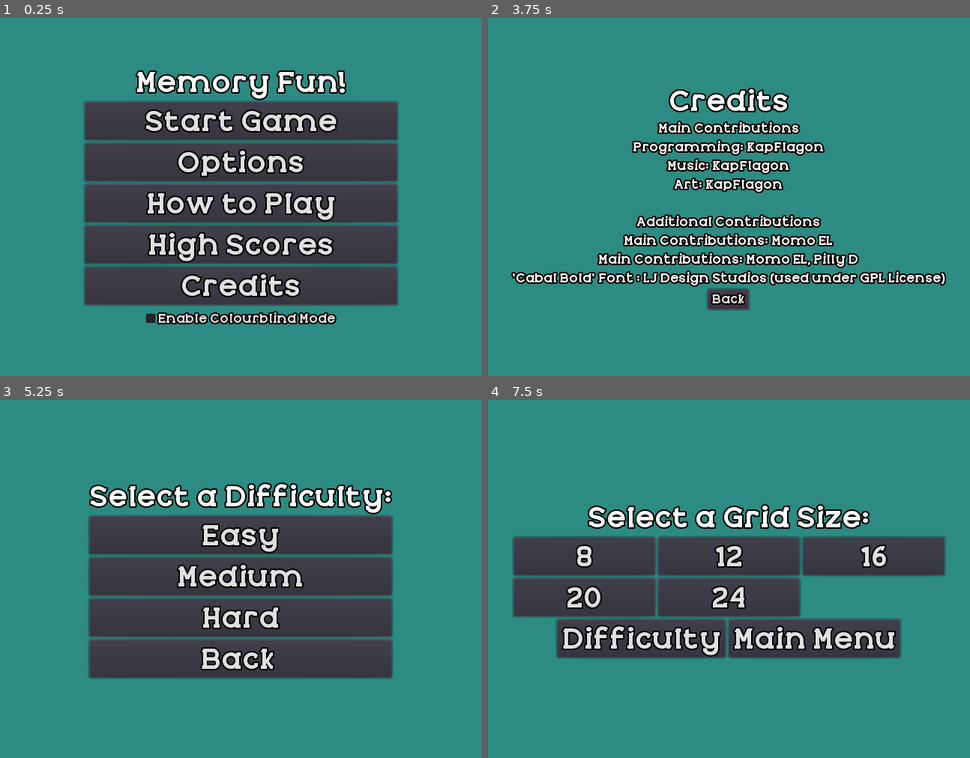
Above: before the commit, frames 1-4 (two rows, left to right).
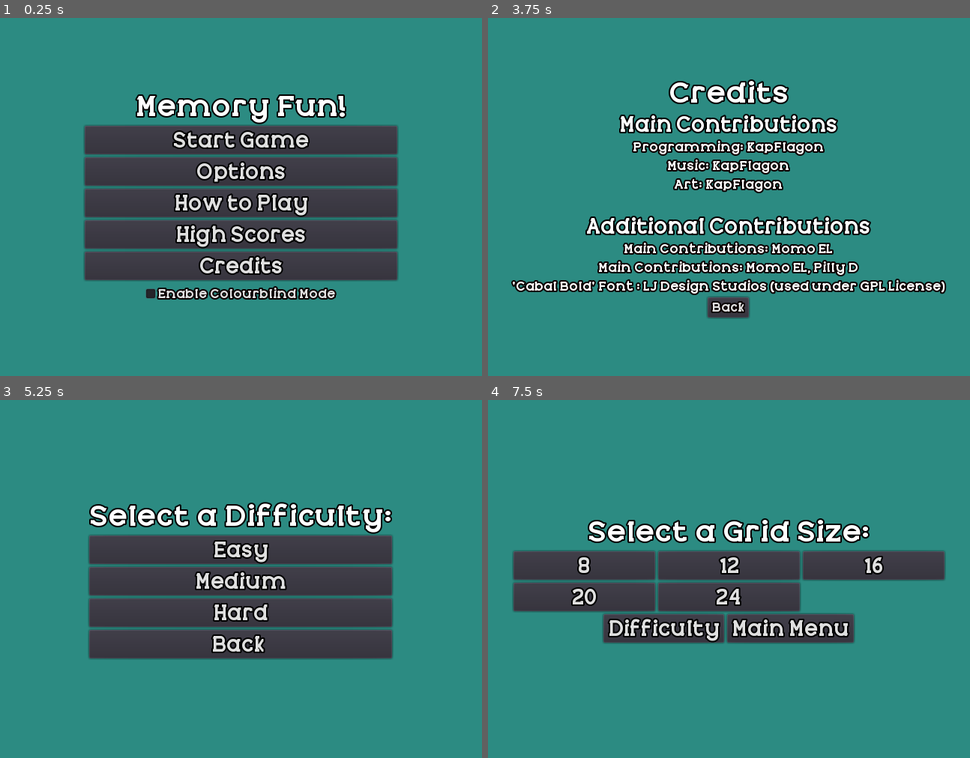
Above: after the commit, the same moments.

Repository: KapFlagon/Memory-Fun
Game: Godot game, scene res://src/screens/StartScreen.tscn
Same seed, same stepped clock (60 frames per second), same inputs: the game is played once before the commit and once after it.
Inputs:
- Up to frame 1 (0.25 s): no input
- Up to frame 2 (3.75 s): click "How to Play" at 0.5 s; click "Main Menu" at 1.25 s; click "High Scores" at 2 s; click "Main Menu" at 2.75 s; click "Credits" at 3.5 s
- Up to frame 3 (5.25 s): click "Back" at 4.25 s; click "Start Game" at 5 s
- Up to frame 4 (7.5 s): click "Back" at 5.75 s; click "Start Game" at 6.5 s; click "Easy" at 7.25 s

The runs differ from the first frame. In frame 1, 24% of the frame differs, in the area x 17-83%, y 14-86%; in frame 2, 15%; in frame 3, 17%; in frame 4, 18%.

Commit message:
Added a new theme and reformatted the display.

Diff:
--- a/src/screens/CreditsScreen.tscn
+++ b/src/screens/CreditsScreen.tscn
@@ -1,8 +1,10 @@
-[gd_scene load_steps=4 format=2]
+[gd_scene load_steps=5 format=2]
 
 [ext_resource path="res://src/screens/CreditsScreen.gd" type="Script" id=1]
 [ext_resource path="res://src/themes/Theme_01_small.tres" type="Theme" id=2]
-[ext_resource path="res://src/themes/Theme_01.tres" type="Theme" id=3]
+[ext_resource path="res://src/themes/Theme_01_large.tres" type="Theme" id=3]
+[ext_resource path="res://src/themes/Theme_01_med.tres" type="Theme" id=4]
+
 
 [node name="CreditsScreen" type="Control"]
 anchor_right = 1.0
@@ -31,9 +33,9 @@
 }
 
 [node name="ScreenTitle" type="Label" parent="VBox_Credits"]
-margin_top = 89.0
+margin_top = 78.0
 margin_right = 800.0
-margin_bottom = 134.0
+margin_bottom = 123.0
 theme = ExtResource( 3 )
 text = "Credits"
 align = 1
@@ -42,9 +44,10 @@
 }
 
 [node name="OwnCon" type="Label" parent="VBox_Credits"]
-margin_top = 138.0
+margin_top = 127.0
 margin_right = 800.0
 margin_bottom = 159.0
+theme = ExtResource( 4 )
 text = "Main Contributions"
 align = 1
 
@@ -120,14 +123,15 @@
 [node name="OtherCon" type="Label" parent="VBox_Credits"]
 margin_top = 263.0
 margin_right = 800.0
-margin_bottom = 284.0
+margin_bottom = 295.0
+theme = ExtResource( 4 )
 text = "Additional Contributions"
 align = 1
 
 [node name="HBox_trans" type="HBoxContainer" parent="VBox_Credits"]
-margin_top = 288.0
+margin_top = 299.0
 margin_right = 800.0
-margin_bottom = 309.0
+margin_bottom = 320.0
 alignment = 1
 
 [node name="Title" type="Label" parent="VBox_Credits/HBox_trans"]
@@ -143,9 +147,9 @@
 text = "Momo EL"
 
 [node name="HBox_testing" type="HBoxContainer" parent="VBox_Credits"]
-margin_top = 313.0
+margin_top = 324.0
 margin_right = 800.0
-margin_bottom = 334.0
+margin_bottom = 345.0
 alignment = 1
 
 [node name="Title" type="Label" parent="VBox_Credits/HBox_testing"]
@@ -161,9 +165,9 @@
 text = "Momo EL, Pilly D"
 
 [node name="HBox_Fonts" type="HBoxContainer" parent="VBox_Credits"]
-margin_top = 338.0
+margin_top = 349.0
 margin_right = 800.0
-margin_bottom = 359.0
+margin_bottom = 370.0
 alignment = 1
 
 [node name="Title" type="Label" parent="VBox_Credits/HBox_Fonts"]
@@ -180,9 +184,9 @@
 
 [node name="Back" type="Button" parent="VBox_Credits"]
 margin_left = 372.0
-margin_top = 363.0
+margin_top = 374.0
 margin_right = 427.0
-margin_bottom = 390.0
+margin_bottom = 401.0
 grow_horizontal = 0
 grow_vertical = 0
 size_flags_horizontal = 4
--- a/src/screens/DifficultySelectionScreen.tscn
+++ b/src/screens/DifficultySelectionScreen.tscn
@@ -1,7 +1,8 @@
-[gd_scene load_steps=3 format=2]
+[gd_scene load_steps=4 format=2]
 
-[ext_resource path="res://src/themes/Theme_01.tres" type="Theme" id=1]
+[ext_resource path="res://src/themes/Theme_01_large.tres" type="Theme" id=1]
 [ext_resource path="res://src/screens/DifficultySelectionScreen.gd" type="Script" id=2]
+[ext_resource path="res://src/themes/Theme_01_med.tres" type="Theme" id=3]
 
 [node name="DifficultySelectionScreen" type="Control"]
 anchor_right = 1.0
@@ -30,32 +31,33 @@
 margin_right = 202.0
 margin_bottom = 176.0
 size_flags_stretch_ratio = 0.0
-theme = ExtResource( 1 )
+theme = ExtResource( 3 )
 alignment = 1
 __meta__ = {
 "_edit_use_anchors_": false
 }
 
 [node name="DifficultyPrompt" type="Label" parent="VBox_DifficultySelection"]
-margin_top = 43.0
+margin_top = 69.0
 margin_right = 404.0
-margin_bottom = 88.0
+margin_bottom = 114.0
+theme = ExtResource( 1 )
 text = "Select a Difficulty:"
 align = 1
 
 [node name="EasyDifButton" type="Button" parent="VBox_DifficultySelection" groups=[
 "DifficultyGroup",
 ]]
-margin_top = 92.0
+margin_top = 118.0
 margin_right = 404.0
-margin_bottom = 143.0
+margin_bottom = 156.0
 hint_tooltip = "3 Shapes, 1 Colour"
 text = "Easy"
 
 [node name="MedDifButton" type="Button" parent="VBox_DifficultySelection" groups=[
 "DifficultyGroup",
 ]]
-margin_top = 147.0
+margin_top = 160.0
 margin_right = 404.0
 margin_bottom = 198.0
 hint_tooltip = "5 Shapes, 3 Colours"
@@ -66,13 +68,13 @@
 ]]
 margin_top = 202.0
 margin_right = 404.0
-margin_bottom = 253.0
+margin_bottom = 240.0
 hint_tooltip = "5 Shapes, 7 Colours"
 text = "Hard"
 
 [node name="BackButton" type="Button" parent="VBox_DifficultySelection"]
-margin_top = 257.0
+margin_top = 244.0
 margin_right = 404.0
-margin_bottom = 308.0
+margin_bottom = 282.0
 text = "Main Menu"
 [connection signal="button_up" from="VBox_DifficultySelection/BackButton" to="." method="_on_BackButton_button_up"]
--- a/src/screens/GameOverScreen.tscn
+++ b/src/screens/GameOverScreen.tscn
@@ -1,10 +1,11 @@
-[gd_scene load_steps=6 format=2]
+[gd_scene load_steps=7 format=2]
 
-[ext_resource path="res://src/themes/Theme_01.tres" type="Theme" id=1]
+[ext_resource path="res://src/themes/Theme_01_large.tres" type="Theme" id=1]
 [ext_resource path="res://src/screens/GameOverScreen.gd" type="Script" id=2]
 [ext_resource path="res://assets/audio/sfx/Victory.ogg" type="AudioStream" id=3]
 [ext_resource path="res://src/entities/ui/ExitButton.tscn" type="PackedScene" id=4]
 [ext_resource path="res://src/entities/ui/OptionsButton.tscn" type="PackedScene" id=5]
+[ext_resource path="res://src/themes/Theme_01_med.tres" type="Theme" id=6]
 
 [node name="GameOverScreen" type="Control"]
 anchor_right = 1.0
@@ -33,16 +34,17 @@
 margin_right = 279.0
 margin_bottom = 176.0
 size_flags_stretch_ratio = 0.0
-theme = ExtResource( 1 )
+theme = ExtResource( 6 )
 alignment = 1
 __meta__ = {
 "_edit_use_anchors_": false
 }
 
 [node name="GameOverText" type="Label" parent="VBox"]
-margin_top = 19.0
+margin_top = 51.0
 margin_right = 558.0
-margin_bottom = 64.0
+margin_bottom = 96.0
+theme = ExtResource( 1 )
 text = "You Win! Good Job!"
 align = 1
 __meta__ = {
@@ -50,33 +52,34 @@
 }
 
 [node name="HBoxContainer" type="HBoxContainer" parent="VBox"]
-margin_top = 68.0
+margin_top = 100.0
 margin_right = 558.0
-margin_bottom = 113.0
+margin_bottom = 132.0
+theme = ExtResource( 6 )
 alignment = 1
 
 [node name="StatPrompt" type="Label" parent="VBox/HBoxContainer"]
-margin_left = 128.0
-margin_right = 426.0
-margin_bottom = 45.0
+margin_left = 172.0
+margin_right = 381.0
+margin_bottom = 32.0
 text = "Time elapsed "
 align = 2
 
 [node name="StatText" type="Label" parent="VBox/HBoxContainer"]
-margin_left = 430.0
-margin_right = 430.0
-margin_bottom = 45.0
+margin_left = 385.0
+margin_right = 385.0
+margin_bottom = 32.0
 
 [node name="PlayAgainButton" type="Button" parent="VBox"]
-margin_top = 117.0
+margin_top = 136.0
 margin_right = 558.0
-margin_bottom = 168.0
+margin_bottom = 174.0
 text = "Play again"
 
 [node name="NewVariants" type="Button" parent="VBox"]
-margin_top = 172.0
+margin_top = 178.0
 margin_right = 558.0
-margin_bottom = 223.0
+margin_bottom = 216.0
 text = "Change Grid or Difficulty"
 
 [node name="ExitButton" parent="VBox" instance=ExtResource( 4 )]
@@ -86,14 +89,14 @@
 margin_bottom = 305.0
 
 [node name="OptionsButton" parent="VBox" instance=ExtResource( 5 )]
-margin_top = 227.0
+margin_top = 220.0
 margin_right = 558.0
-margin_bottom = 278.0
+margin_bottom = 258.0
 
 [node name="MainMenuButton" type="Button" parent="VBox"]
-margin_top = 282.0
+margin_top = 262.0
 margin_right = 558.0
-margin_bottom = 333.0
+margin_bottom = 300.0
 text = "Main Menu"
 
 [node name="VictorySound" type="AudioStreamPlayer" parent="."]
--- a/src/screens/GridSelectionScreen.tscn
+++ b/src/screens/GridSelectionScreen.tscn
@@ -1,7 +1,9 @@
-[gd_scene load_steps=3 format=2]
+[gd_scene load_steps=4 format=2]
 
-[ext_resource path="res://src/themes/Theme_01.tres" type="Theme" id=1]
+[ext_resource path="res://src/themes/Theme_01_large.tres" type="Theme" id=1]
 [ext_resource path="res://src/screens/GridSelectionScreen.gd" type="Script" id=2]
+[ext_resource path="res://src/themes/Theme_01_med.tres" type="Theme" id=3]
+
 
 [node name="GridSelectionScreen" type="Control"]
 anchor_right = 1.0
@@ -37,9 +39,9 @@
 }
 
 [node name="GridPrompt" type="Label" parent="VBox_GridSelection"]
-margin_top = 78.0
+margin_top = 97.0
 margin_right = 575.0
-margin_bottom = 123.0
+margin_bottom = 142.0
 text = "Select a Grid Size:"
 align = 1
 __meta__ = {
@@ -47,9 +49,10 @@
 }
 
 [node name="GridContainer" type="GridContainer" parent="VBox_GridSelection"]
-margin_top = 127.0
+margin_top = 146.0
 margin_right = 575.0
-margin_bottom = 233.0
+margin_bottom = 226.0
+theme = ExtResource( 3 )
 columns = 3
 __meta__ = {
 "_edit_use_anchors_": false
@@ -59,7 +62,7 @@
 "GridSelectGroup",
 ]]
 margin_right = 189.0
-margin_bottom = 51.0
+margin_bottom = 38.0
 size_flags_horizontal = 3
 text = "8"
 
@@ -68,7 +71,7 @@
 ]]
 margin_left = 193.0
 margin_right = 382.0
-margin_bottom = 51.0
+margin_bottom = 38.0
 size_flags_horizontal = 3
 text = "12"
 
@@ -77,16 +80,16 @@
 ]]
 margin_left = 386.0
 margin_right = 575.0
-margin_bottom = 51.0
+margin_bottom = 38.0
 size_flags_horizontal = 3
 text = "16"
 
 [node name="20TileGridButton" type="Button" parent="VBox_GridSelection/GridContainer" groups=[
 "GridSelectGroup",
 ]]
-margin_top = 55.0
+margin_top = 42.0
 margin_right = 189.0
-margin_bottom = 106.0
+margin_bottom = 80.0
 size_flags_horizontal = 3
 text = "20"
 
@@ -94,9 +97,9 @@
 "GridSelectGroup",
 ]]
 margin_left = 193.0
-margin_top = 55.0
+margin_top = 42.0
 margin_right = 382.0
-margin_bottom = 106.0
+margin_bottom = 80.0
 size_flags_horizontal = 3
 text = "24"
 
@@ -112,23 +115,24 @@
 text = "Custom"
 
 [node name="HBoxContainer" type="HBoxContainer" parent="VBox_GridSelection"]
-margin_left = 58.0
-margin_top = 237.0
-margin_right = 516.0
-margin_bottom = 288.0
+margin_left = 120.0
+margin_top = 230.0
+margin_right = 454.0
+margin_bottom = 268.0
 size_flags_horizontal = 4
 size_flags_vertical = 4
+theme = ExtResource( 3 )
 
 [node name="BackButton" type="Button" parent="VBox_GridSelection/HBoxContainer"]
-margin_right = 225.0
-margin_bottom = 51.0
+margin_right = 161.0
+margin_bottom = 38.0
 size_flags_horizontal = 3
 text = "Difficulty"
 
 [node name="MainMenu" type="Button" parent="VBox_GridSelection/HBoxContainer"]
-margin_left = 229.0
-margin_right = 458.0
-margin_bottom = 51.0
+margin_left = 165.0
+margin_right = 334.0
+margin_bottom = 38.0
 text = "Main Menu"
 [connection signal="button_up" from="VBox_GridSelection/HBoxContainer/BackButton" to="." method="_on_BackButton_button_up"]
 [connection signal="button_up" from="VBox_GridSelection/HBoxContainer/MainMenu" to="." method="_on_MainMenu_button_up"]
--- a/src/screens/HighScoreScreen.tscn
+++ b/src/screens/HighScoreScreen.tscn
@@ -2,7 +2,8 @@
 
 [ext_resource path="res://src/screens/HighScoreScreen.gd" type="Script" id=1]
 [ext_resource path="res://src/themes/Theme_01_small.tres" type="Theme" id=2]
-[ext_resource path="res://src/themes/Theme_01.tres" type="Theme" id=3]
+[ext_resource path="res://src/themes/Theme_01_large.tres" type="Theme" id=3]
+
 
 [node name="HighScoreScreen" type="Control"]
 anchor_right = 1.0
--- a/src/screens/HowToPlayScreen.tscn
+++ b/src/screens/HowToPlayScreen.tscn
@@ -1,6 +1,6 @@
 [gd_scene load_steps=9 format=2]
 
-[ext_resource path="res://src/themes/Theme_01.tres" type="Theme" id=1]
+[ext_resource path="res://src/themes/Theme_01_large.tres" type="Theme" id=1]
 [ext_resource path="res://src/themes/Theme_01_small.tres" type="Theme" id=2]
 [ext_resource path="res://src/screens/HowToPlayScreen.gd" type="Script" id=3]
 [ext_resource path="res://assets/images/how_to/HowTo_02.png" type="Texture" id=4]
@@ -8,6 +8,7 @@
 [ext_resource path="res://assets/images/how_to/HowTo_01.png" type="Texture" id=6]
 [ext_resource path="res://assets/images/how_to/HowTo_03.png" type="Texture" id=7]
 [ext_resource path="res://assets/images/how_to/HowTo_05.png" type="Texture" id=8]
+
 
 [node name="HTPScreen_2" type="Control"]
 anchor_right = 1.0
--- a/src/screens/OptionsPopup.tscn
+++ b/src/screens/OptionsPopup.tscn
@@ -1,6 +1,6 @@
 [gd_scene load_steps=6 format=2]
 
-[ext_resource path="res://src/themes/Theme_01.tres" type="Theme" id=1]
+[ext_resource path="res://src/themes/Theme_01_large.tres" type="Theme" id=1]
 [ext_resource path="res://src/themes/Theme_01_small.tres" type="Theme" id=2]
 [ext_resource path="res://src/screens/OptionsPopup.gd" type="Script" id=3]
 [ext_resource path="res://src/entities/ui/CancelButton.tscn" type="PackedScene" id=4]
@@ -19,6 +19,9 @@
 theme = ExtResource( 1 )
 popup_exclusive = true
 script = ExtResource( 3 )
+__meta__ = {
+"_edit_use_anchors_": false
+}
 
 [node name="PopupBackground" type="ColorRect" parent="."]
 anchor_left = 0.5
@@ -53,9 +56,9 @@
 }
 
 [node name="Options" type="Label" parent="VBox_Options"]
-margin_top = 4.0
+margin_top = 15.0
 margin_right = 361.0
-margin_bottom = 49.0
+margin_bottom = 60.0
 text = "Options"
 align = 1
 __meta__ = {
@@ -63,10 +66,10 @@
 }
 
 [node name="GridContainer" type="GridContainer" parent="VBox_Options"]
-margin_left = 26.0
-margin_top = 53.0
-margin_right = 334.0
-margin_bottom = 251.0
+margin_left = 52.0
+margin_top = 64.0
+margin_right = 308.0
+margin_bottom = 240.0
 size_flags_horizontal = 4
 theme = ExtResource( 2 )
 columns = 2
@@ -79,7 +82,7 @@
 
 [node name="ColourBLindChkBx" type="CheckBox" parent="VBox_Options/GridContainer"]
 margin_left = 232.0
-margin_right = 308.0
+margin_right = 256.0
 margin_bottom = 29.0
 theme = ExtResource( 2 )
 align = 1
@@ -94,79 +97,77 @@
 [node name="ColorPickerButton" type="ColorPickerButton" parent="VBox_Options/GridContainer"]
 margin_left = 232.0
 margin_top = 33.0
-margin_right = 308.0
+margin_right = 256.0
 margin_bottom = 60.0
 color = Color( 0.172549, 0.545098, 0.509804, 1 )
 
 [node name="SfxOn_Label" type="Label" parent="VBox_Options/GridContainer"]
-margin_top = 73.0
-margin_right = 228.0
-margin_bottom = 94.0
+margin_top = 68.0
+margin_right = 228.0
+margin_bottom = 89.0
 text = "Sound FX On:"
 align = 1
 
-[node name="SfxOnChckbx" type="CheckButton" parent="VBox_Options/GridContainer"]
+[node name="SfxOnChckbx" type="CheckBox" parent="VBox_Options/GridContainer"]
 margin_left = 232.0
 margin_top = 64.0
-margin_right = 308.0
-margin_bottom = 104.0
+margin_right = 256.0
+margin_bottom = 93.0
 pressed = true
+align = 1
 
 [node name="SfxVol_Label" type="Label" parent="VBox_Options/GridContainer"]
-margin_top = 108.0
-margin_right = 228.0
-margin_bottom = 129.0
+margin_top = 97.0
+margin_right = 228.0
+margin_bottom = 118.0
 text = "Sound Volume:"
 align = 1
 
 [node name="SfxVol_Slider" type="HSlider" parent="VBox_Options/GridContainer"]
 margin_left = 232.0
-margin_top = 108.0
-margin_right = 308.0
-margin_bottom = 124.0
+margin_top = 97.0
+margin_right = 256.0
+margin_bottom = 113.0
 min_value = -80.0
 max_value = 0.0
 step = 5.0
 tick_count = 10
 
 [node name="MusicOn_Label" type="Label" parent="VBox_Options/GridContainer"]
-margin_top = 142.0
-margin_right = 228.0
-margin_bottom = 163.0
+margin_top = 126.0
+margin_right = 228.0
+margin_bottom = 147.0
 text = "Music On:"
 align = 1
 
-[node name="MusicOnChckbx" type="CheckButton" parent="VBox_Options/GridContainer"]
-margin_left = 232.0
-margin_top = 133.0
-margin_right = 308.0
-margin_bottom = 173.0
+[node name="MusicOnChckbx" type="CheckBox" parent="VBox_Options/GridContainer"]
+margin_left = 232.0
+margin_top = 122.0
+margin_right = 256.0
+margin_bottom = 151.0
 pressed = true
-__meta__ = {
-"_edit_use_anchors_": false
-}
 
 [node name="MusicVol_Label" type="Label" parent="VBox_Options/GridContainer"]
-margin_top = 177.0
-margin_right = 228.0
-margin_bottom = 198.0
+margin_top = 155.0
+margin_right = 228.0
+margin_bottom = 176.0
 text = "Music Volume:"
 align = 1
 
 [node name="MusicVol_Slider" type="HSlider" parent="VBox_Options/GridContainer"]
 margin_left = 232.0
-margin_top = 177.0
-margin_right = 308.0
-margin_bottom = 193.0
+margin_top = 155.0
+margin_right = 256.0
+margin_bottom = 171.0
 min_value = -80.0
 max_value = 0.0
 step = 5.0
 tick_count = 10
 
 [node name="HBoxContainer" type="HBoxContainer" parent="VBox_Options"]
-margin_top = 255.0
+margin_top = 244.0
 margin_right = 361.0
-margin_bottom = 282.0
+margin_bottom = 271.0
 theme = ExtResource( 2 )
 alignment = 1
 
--- a/src/screens/StartScreen.tscn
+++ b/src/screens/StartScreen.tscn
@@ -1,11 +1,12 @@
-[gd_scene load_steps=7 format=2]
+[gd_scene load_steps=8 format=2]
 
-[ext_resource path="res://src/themes/Theme_01.tres" type="Theme" id=1]
+[ext_resource path="res://src/themes/Theme_01_large.tres" type="Theme" id=1]
 [ext_resource path="res://src/themes/Theme_01_small.tres" type="Theme" id=2]
 [ext_resource path="res://src/screens/StartScreen.gd" type="Script" id=3]
 [ext_resource path="res://src/entities/ui/ExitButton.tscn" type="PackedScene" id=4]
 [ext_resource path="res://src/entities/ui/StartButton.tscn" type="PackedScene" id=5]
 [ext_resource path="res://src/entities/ui/OptionsButton.tscn" type="PackedScene" id=6]
+[ext_resource path="res://src/themes/Theme_01_med.tres" type="Theme" id=7]
 
 [node name="StartScreen" type="Control"]
 anchor_right = 1.0
@@ -34,15 +35,17 @@
 margin_right = 208.5
 margin_bottom = 176.0
 size_flags_stretch_ratio = 0.0
-theme = ExtResource( 1 )
+theme = ExtResource( 7 )
 alignment = 1
 __meta__ = {
 "_edit_use_anchors_": false
 }
 
 [node name="Title" type="Label" parent="VBox_MainMenu"]
+margin_top = 32.0
 margin_right = 417.0
-margin_bottom = 45.0
+margin_bottom = 77.0
+theme = ExtResource( 1 )
 text = "Memory Fun!"
 align = 1
 __meta__ = {
@@ -50,40 +53,40 @@
 }
 
 [node name="StartButton" parent="VBox_MainMenu" instance=ExtResource( 5 )]
-margin_top = 49.0
-margin_bottom = 100.0
+margin_top = 81.0
+margin_bottom = 119.0
 
 [node name="OptionsButton" parent="VBox_MainMenu" instance=ExtResource( 6 )]
-margin_top = 104.0
-margin_bottom = 155.0
+margin_top = 123.0
+margin_bottom = 161.0
 
 [node name="ExitButton" parent="VBox_MainMenu" instance=ExtResource( 4 )]
 visible = false
 margin_right = 417.0
 
 [node name="HowToPlayButton" type="Button" parent="VBox_MainMenu"]
-margin_top = 159.0
+margin_top = 165.0
 margin_right = 417.0
-margin_bottom = 210.0
+margin_bottom = 203.0
 text = "How to Play"
 
 [node name="HighScoreButton" type="Button" parent="VBox_MainMenu"]
-margin_top = 214.0
+margin_top = 207.0
 margin_right = 417.0
-margin_bottom = 265.0
+margin_bottom = 245.0
 text = "High Scores"
 
 [node name="CreditsButton" type="Button" parent="VBox_MainMenu"]
-margin_top = 269.0
+margin_top = 249.0
 margin_right = 417.0
-margin_bottom = 320.0
+margin_bottom = 287.0
 text = "Credits"
 
 [node name="HBoxContainer" type="HBoxContainer" parent="VBox_MainMenu"]
 margin_left = 83.0
-margin_top = 324.0
+margin_top = 291.0
 margin_right = 334.0
-margin_bottom = 353.0
+margin_bottom = 320.0
 size_flags_horizontal = 4
 size_flags_vertical = 4
 
--- /dev/null
+++ b/src/themes/Theme_01_med.tres
@@ -0,0 +1,18 @@
+[gd_resource type="Theme" load_steps=3 format=2]
+
+[ext_resource path="res://assets/fonts/CabalBold-78yP.ttf" type="DynamicFontData" id=1]
+
+[sub_resource type="DynamicFont" id=1]
+size = 26
+outline_size = 2
+outline_color = Color( 0, 0, 0, 1 )
+font_data = ExtResource( 1 )
+
+[resource]
+default_font = SubResource( 1 )
+TooltipLabel/colors/font_color = Color( 0.835294, 0.764706, 0.764706, 1 )
+TooltipLabel/colors/font_color_shadow = Color( 0, 0, 0, 0.101961 )
+TooltipLabel/constants/shadow_offset_x = 0
+TooltipLabel/constants/shadow_offset_y = 0
+TooltipLabel/fonts/font = null
+TooltipPanel/styles/panel = null
Renamed: src/themes/Theme_01.tres -> src/themes/Theme_01_large.tres
